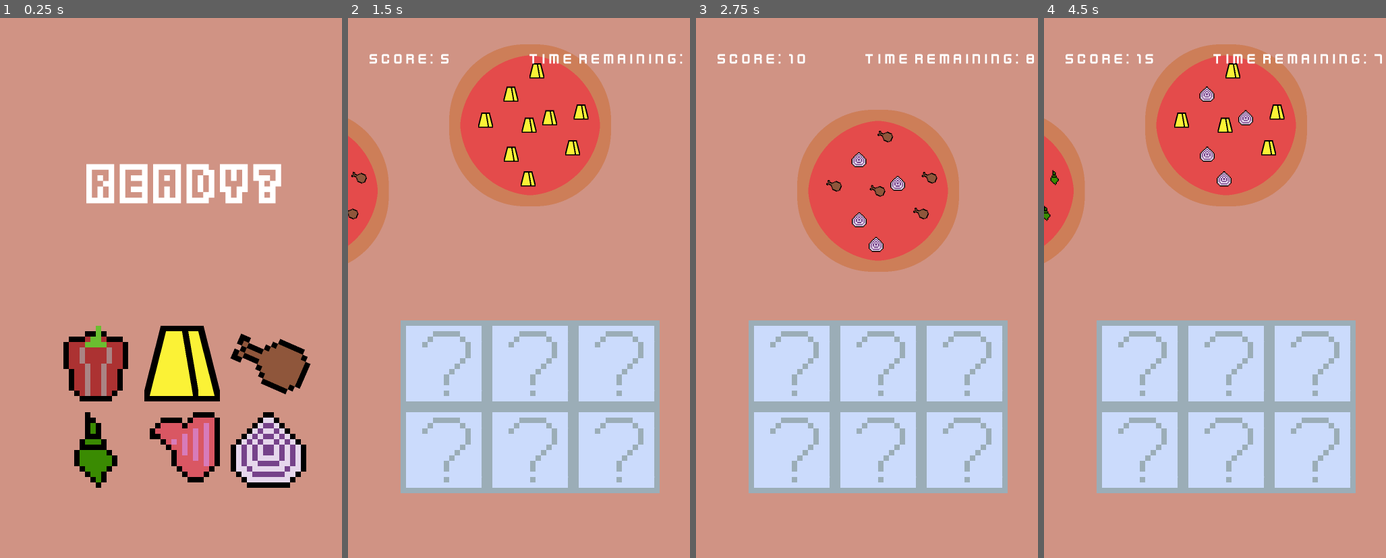
Above: before the commit, frames 1-4 (left to right).
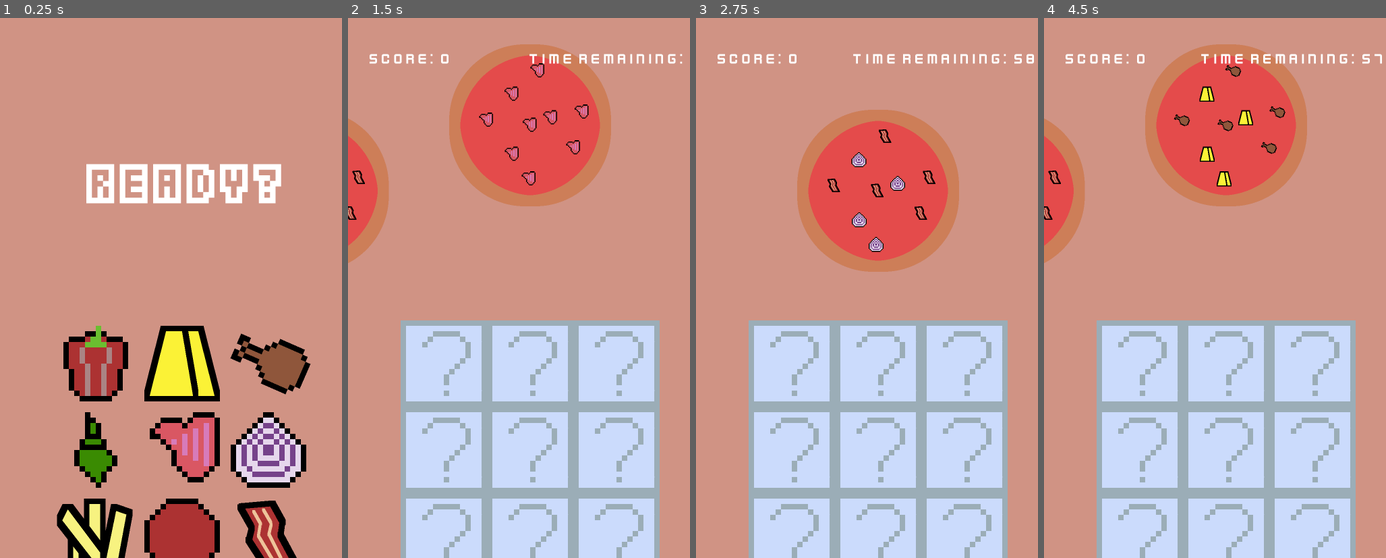
Above: after the commit, the same moments.

Repository: msanatan/EasyPizza
Game: Godot game, scene res://levels/main/game.tscn
The game is run twice, just before and just after one commit, with the same random seed, the same clock (stepped at 60 frames per second) and the same inputs.
Inputs (mouse positions are in pixels of both pictures, inside the frame that each line leads up to):
- Up to frame 1 (0.25 s): no input
- Up to frame 2 (1.5 s): tap Enter at 0.5 s; move the mouse to (443, 363) at 0.52 s; click (443, 363) at 0.6 s; move the mouse to (529, 363) at 1.27 s; click (529, 363) at 1.35 s
- Up to frame 3 (2.75 s): move the mouse to (966, 363) at 2.02 s; click (966, 363) at 2.1 s
- Up to frame 4 (4.5 s): tap Space at 2.75 s; move the mouse to (1139, 450) at 2.77 s; click (1139, 450) at 2.85 s; move the mouse to (1225, 450) at 3.52 s; click (1225, 450) at 3.6 s; tap Enter at 4.25 s; move the mouse to (1314, 450) at 4.27 s; click (1314, 450) at 4.35 s

The runs differ from the first frame. In frame 1, 5.3% of the frame differs, in the area x 16-87%, y 89-100%; in frame 2, 10%; in frame 3, 10%; in frame 4, 11%, in the area x 0-96%, y 6-100%.

Commit message:
Reset game defaults so people can play it

Diff:
--- a/levels/main/game.tscn
+++ b/levels/main/game.tscn
@@ -47,7 +47,7 @@
 [node name="Game" type="Node2D"]
 script = ExtResource("1_ey8fq")
 ingredient_scene = ExtResource("2_e1ilo")
-round_duration_seconds = 10
+mode = 1
 
 [node name="Background" type="ColorRect" parent="."]
 anchors_preset = 15
